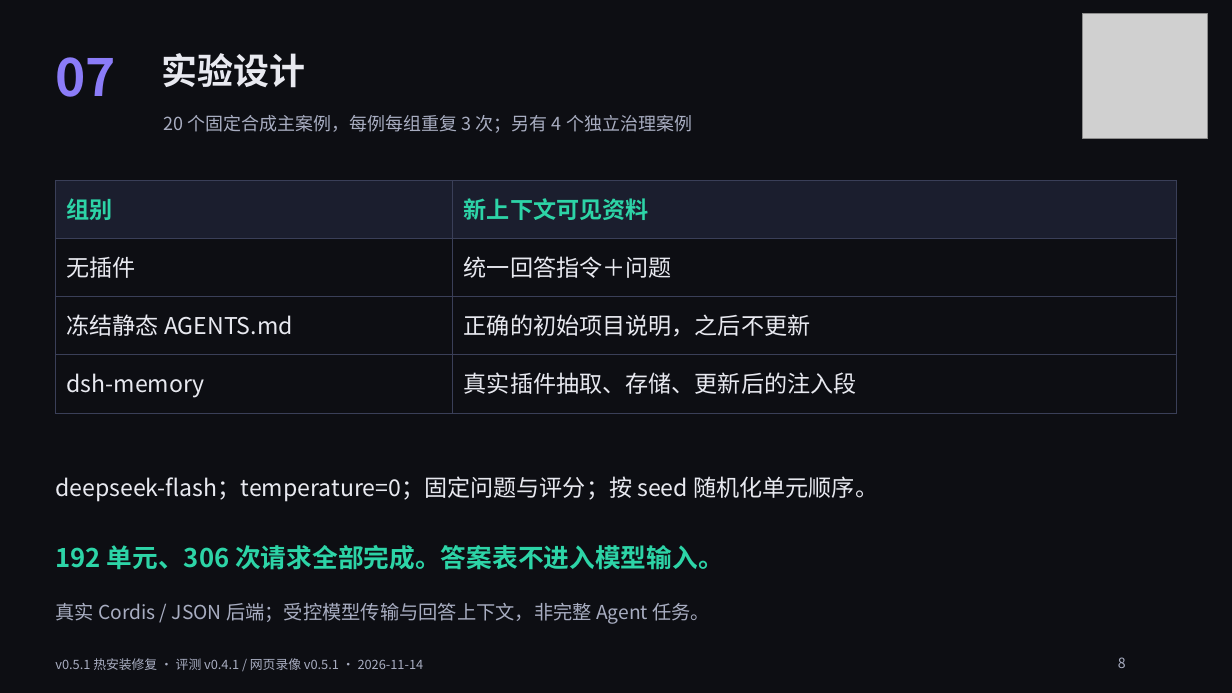
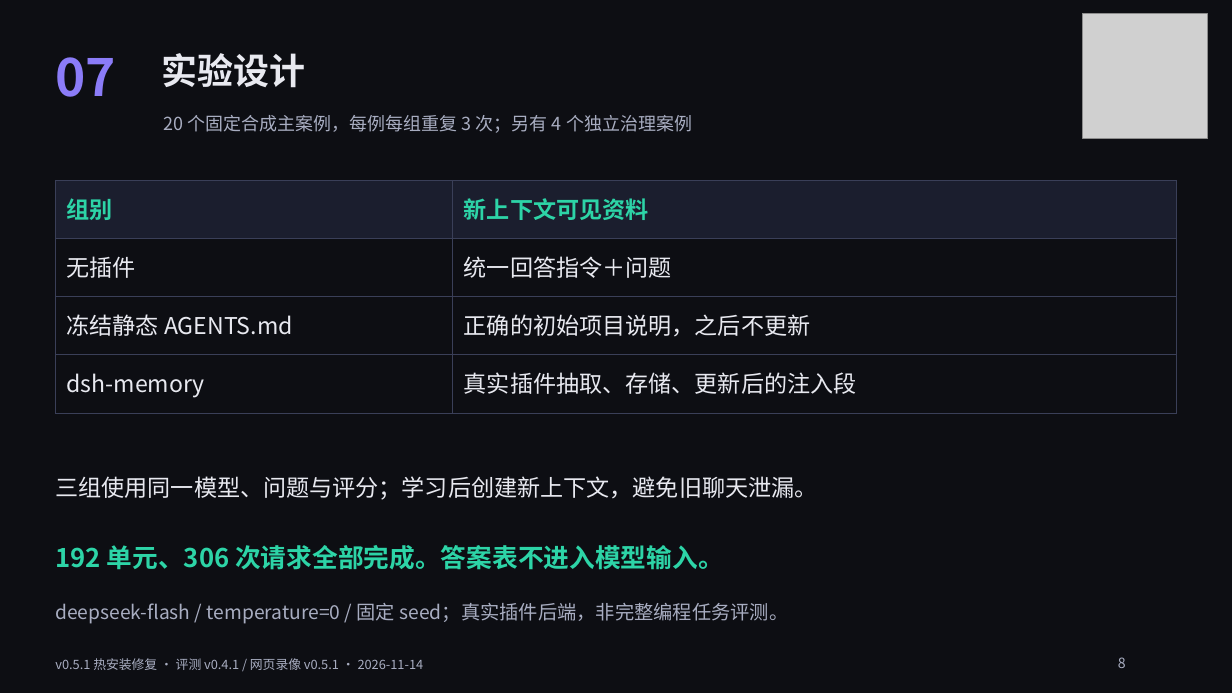
Before and after one commit to ChenYueqi2024/dsh-memory, a slide deck: slide 8 of downloads/dsh-memory-defense.pptx. Drawn at 1232x693 pixels with LibreOffice and Linux fonts; fonts in the diff are those of the drawing; grey boxes stand for pictures. Boxes give left, top, right and bottom in pixels: in the first picture for what was removed or moved away, otherwise in the second. Text is boxed around its words. In the diff, an @@ line names an element or a change of style, - is before the commit and + after.

Commit message:
docs: 同步真实截图答辩材料与逐页讲稿

```diff
--- a/downloads/dsh-memory-defense.pptx
+++ b/downloads/dsh-memory-defense.pptx
@@ text at (x1=55, y1=476, x2=817, y2=500): text changed @@
-deepseek-flash；temperature=0；固定问题与评分；按 seed 随机化单元顺序。
+三组使用同一模型、问题与评分；学习后创建新上下文，避免旧聊天泄漏。
@@ text at (x1=55, y1=603, x2=789, y2=624): text changed @@
-真实 Cordis / JSON 后端；受控模型传输与回答上下文，非完整 Agent 任务。
+deepseek-flash / temperature=0 / 固定 seed；真实插件后端，非完整编程任务评测。
```
Also in this commit, not shown: 7 other slides changed, 1 slide added, 1 slide removed, 4 other files.
